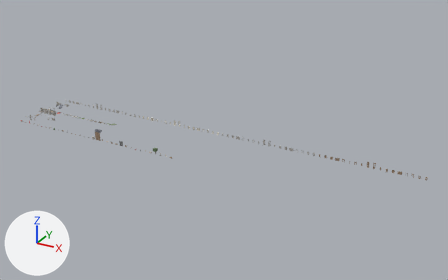
Two versions of the Blender file assets/level/source/kit.blend, one commit apart.
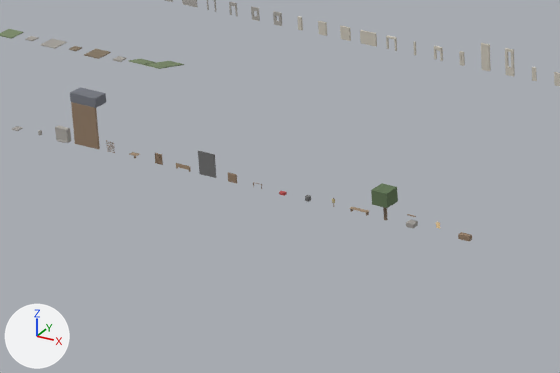
The first picture shows the older version from a camera (50 mm lens) standing at (507.0, -455.0, 259.0) and looking at (231.0, 48.0, 8.0). The close-ups show the older and then the newer version on the part from 18% to 42% of the width and 40% to 66% of the height of that picture. Only the edits that show in the close-ups are written down. The axes (+X, +Y, +Z) are drawn at lower left. The lights are the same throughout.

In view in the first close-up: 'kit_house_front', 'kit_palisade_2', 'kit_portcullis', 'kit_rack', 'kit_stove', 'kit_table_long', 'kit_tree', 'kit_well', 'kit_woodpile' and 25 more.
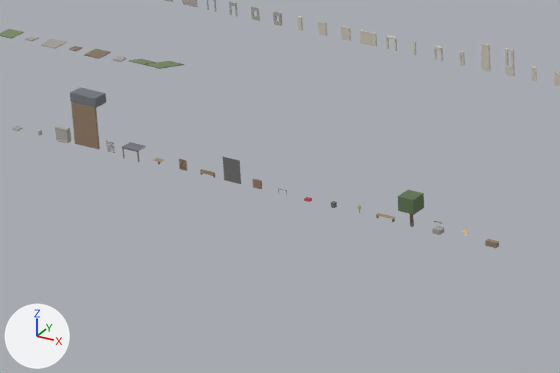
Patch to the scene script:
```diff
--- a/assets/level/source/kit.blend.py
+++ b/assets/level/source/kit.blend.py
@@ me_kit_lean_to_4 @@
+me_kit_lean_to_4.from_pydata(...)  # a box spanning x -2.0..2.0, y -1.3..1.3, z 2.38..2.5, material slot 0; a box spanning x -1.95..-1.75, y -1.25..-1.05, z 0.0..2.38, material slot 1; a box spanning x 1.75..1.95, y -1.25..-1.05, z 0.0..2.38, material slot 1; a box spanning x -2.0..2.0, y -1.25..-1.05, z 2.15..2.35, material slot 1
+me_kit_lean_to_4.materials.append(mat_slate)  # grey #767981
+me_kit_lean_to_4.materials.append(mat_timber)  # brown #957e69
@@ ob_kit_palisade_2 @@
 ob_kit_palisade_2 = bpy.data.objects.new('kit_palisade_2', me_kit_palisade_2)
-ob_kit_palisade_2.location = (126.0, 0.0, 0.0)
+ob_kit_palisade_2.location = (132.0, 0.0, 0.0)
@@ ob_kit_portcullis @@
 ob_kit_portcullis = bpy.data.objects.new('kit_portcullis', me_kit_portcullis)
-ob_kit_portcullis.location = (138.0, 0.0, 0.0)
+ob_kit_portcullis.location = (144.0, 0.0, 0.0)
@@ ob_kit_rack @@
 ob_kit_rack = bpy.data.objects.new('kit_rack', me_kit_rack)
-ob_kit_rack.location = (144.0, 0.0, 0.0)
+ob_kit_rack.location = (150.0, 0.0, 0.0)
@@ ob_kit_stove @@
 ob_kit_stove = bpy.data.objects.new('kit_stove', me_kit_stove)
-ob_kit_stove.location = (162.0, 0.0, 0.0)
+ob_kit_stove.location = (168.0, 0.0, 0.0)
@@ ob_kit_table_long @@
 ob_kit_table_long = bpy.data.objects.new('kit_table_long', me_kit_table_long)
-ob_kit_table_long.location = (174.0, 0.0, 0.0)
+ob_kit_table_long.location = (180.0, 0.0, 0.0)
@@ ob_kit_tree @@
 ob_kit_tree = bpy.data.objects.new('kit_tree', me_kit_tree)
-ob_kit_tree.location = (180.0, 0.0, 0.0)
+ob_kit_tree.location = (186.0, 0.0, 0.0)
@@ ob_kit_well @@
 ob_kit_well = bpy.data.objects.new('kit_well', me_kit_well)
-ob_kit_well.location = (186.0, 0.0, 0.0)
+ob_kit_well.location = (192.0, 0.0, 0.0)
@@ ob_kit_woodpile @@
 ob_kit_woodpile = bpy.data.objects.new('kit_woodpile', me_kit_woodpile)
-ob_kit_woodpile.location = (198.0, 0.0, 0.0)
+ob_kit_woodpile.location = (204.0, 0.0, 0.0)
@@ ob_kit_lean_to_4 @@
+ob_kit_lean_to_4 = bpy.data.objects.new('kit_lean_to_4', me_kit_lean_to_4)
+ob_kit_lean_to_4.location = (120.0, 0.0, 0.0)
```

Boxes [x1, y1, x2, y2] around the edits, measured in the close-ups (560 x 373 px):
'kit_tree', moved
    before: [371, 183, 398, 220]
    after: [398, 190, 424, 227]
'kit_portcullis', moved
    before: [198, 151, 216, 178]
    after: [223, 157, 241, 184]
'kit_woodpile', moved
    before: [458, 232, 472, 241]
    after: [485, 239, 499, 248]
'kit_well', moved
    before: [406, 214, 418, 228]
    after: [432, 221, 444, 235]
'kit_rack', moved
    before: [228, 172, 237, 183]
    after: [253, 178, 262, 189]
'kit_lean_to_4', added
    after: [122, 142, 146, 162]
'kit_palisade_2', moved
    before: [155, 153, 163, 165]
    after: [179, 159, 187, 171]
'kit_table_long', moved
    before: [349, 207, 369, 216]
    after: [376, 213, 396, 222]
'kit_stove', moved
    before: [305, 195, 311, 202]
    after: [331, 201, 337, 208]
